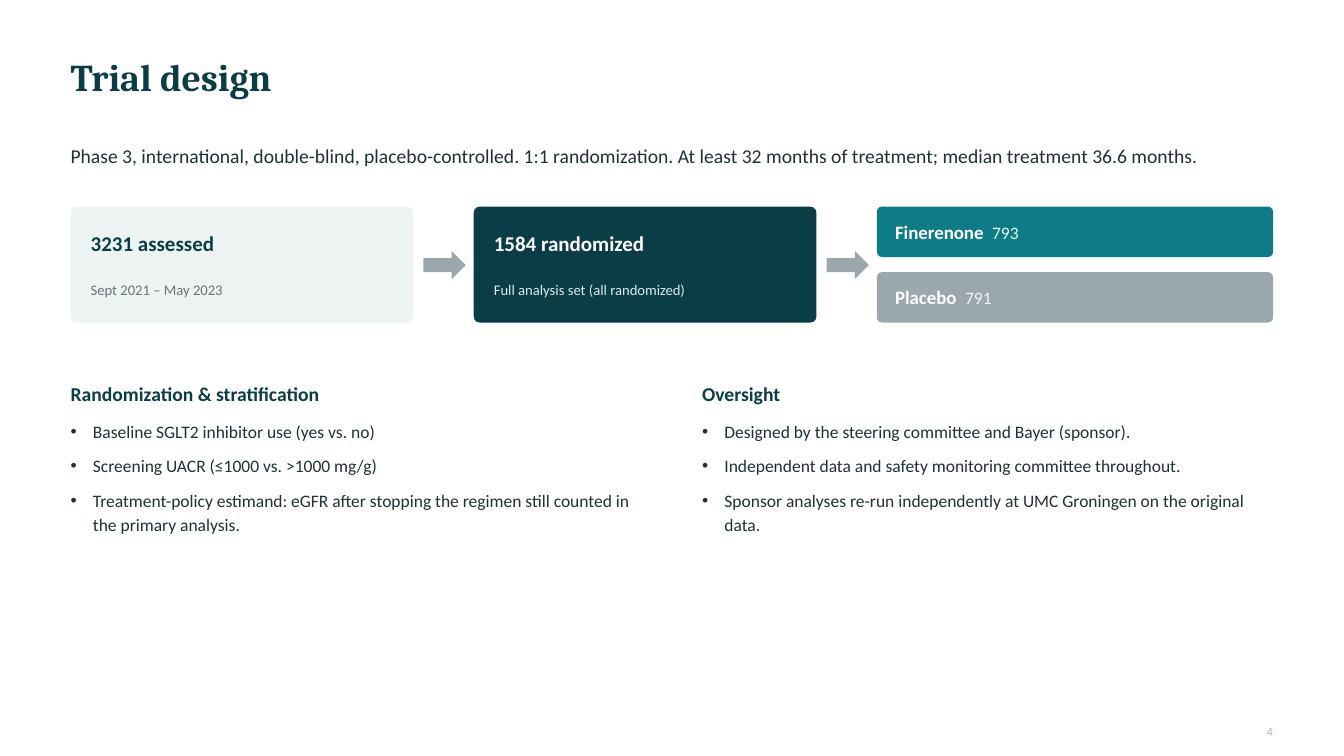
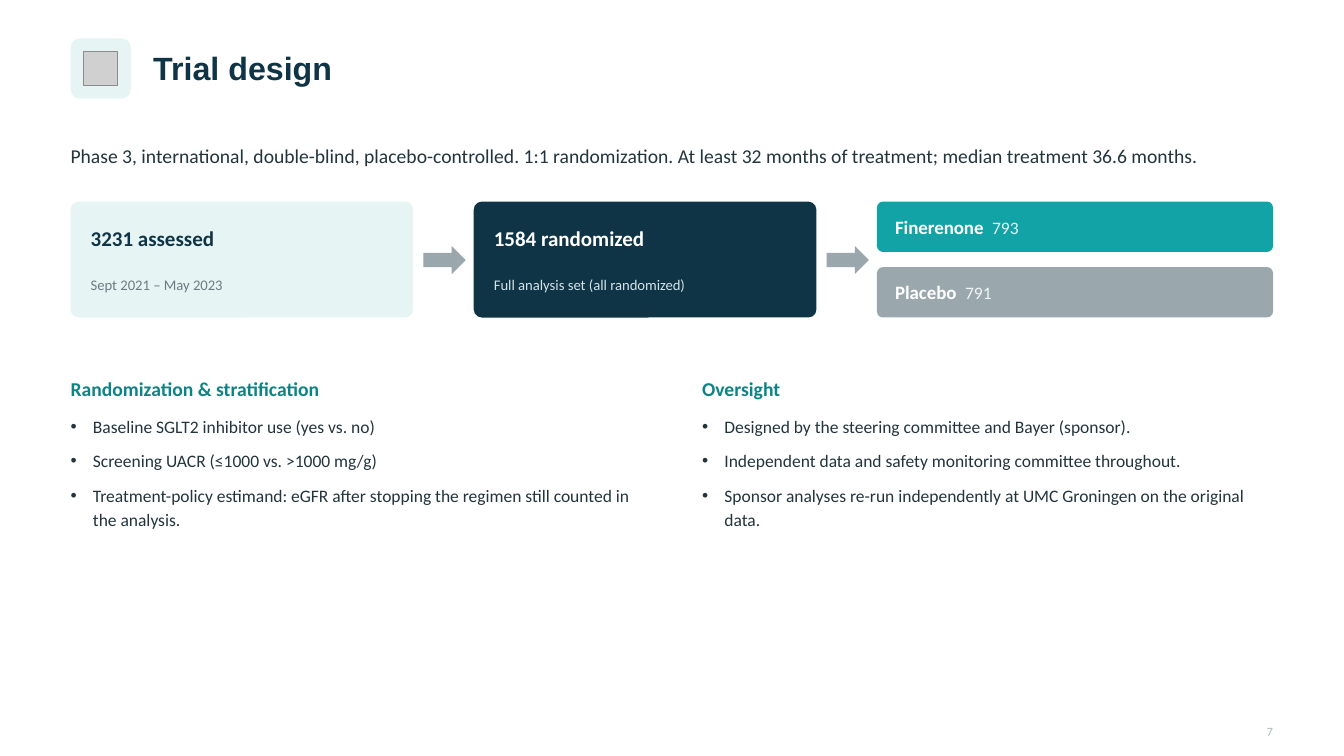
Before and after one commit to azbargarawan-sudo/clickwriting-landing, a slide deck: slide 7 of FIND-CKD.pptx (slide 4 before the commit). Drawn at 1344x756 pixels with LibreOffice and Linux fonts; fonts in the diff are those of the drawing; grey boxes stand for pictures. Boxes give left, top, right and bottom in pixels: in the first picture for what was removed or moved away, otherwise in the second. Text is boxed around its words. In the diff, an @@ line names an element or a change of style, - is before the commit and + after.

```diff
--- a/FIND-CKD.pptx
+++ b/FIND-CKD.pptx
@@ rounded rectangle added at [71, 38, 131, 99], fill #E7F4F4 @@
@@ picture added at [84, 51, 118, 86] @@
@@ text "Trial design": place and size @@
-text "Trial design" at [71, 64, 271, 100]
+text "Trial design" at [153, 56, 332, 86]
@@ text "Trial design" at [153, 56, 332, 86]: size 27 to 23 pt, font Cambria to Arial, text colour #0B3D46 to #0F3446 @@
@@ rounded rectangle at [71, 202, 413, 318]: fill #EEF4F4 to #E7F4F4; proportions changed @@
@@ 4 rounded rectangles, 3 texts, 2 right arrows: place and size @@
-4 rounded rectangles, 3 texts, 2 right arrows at [71, 207, 1273, 323]
+4 rounded rectangles, 3 texts, 2 right arrows at [71, 202, 1273, 318]
@@ rounded rectangle at [474, 202, 817, 318]: fill #0B3D46 to #0F3446; proportions changed @@
@@ rounded rectangle at [877, 202, 1273, 252]: fill #0E7C86 to #12A3A6; proportions changed @@
@@ text "3231 assessed" at [91, 231, 214, 246]: text colour #0B3D46 to #0F3446 @@
@@ text "Sept 2021 – May 2023" at [91, 280, 223, 292]: text colour #667578 to #6C7C84 @@
@@ text "Full analysis set (all randomized)" at [494, 279, 685, 293]: text colour #D7ECEC to #D2E4E8 @@
@@ rounded rectangle at [877, 267, 1273, 318]: proportions changed @@
@@ text "Randomization & stratification" at [71, 382, 319, 396]: text colour #0B3D46 to #0E8385 @@
@@ text "Oversight" at [702, 382, 780, 400]: text colour #0B3D46 to #0E8385 @@
@@ text "Designed by the steering committee ..." at [724, 420, 1244, 526]: text colour #203034 to #22343C @@
@@ text at [93, 420, 377, 470]: text colour #203034 to #22343C in "Baseline SGLT2 inhibitor use (yes vs. no)", "Screening UACR (≤1000 vs. >1000 mg/g)" @@
@@ text at [93, 490, 629, 529]: text changed; text colour #203034 to #22343C @@
-• Treatment-policy estimand: eGFR after stopping the regimen still counted in the primary analysis.
+• Treatment-policy estimand: eGFR after stopping the regimen still counted in the analysis.
@@ text at [1267, 728, 1273, 736]: text changed; text colour #AEB8B8 to #AEBEBE @@
-4
+7
```
Also in this commit, not shown: 16 other slides changed, 11 slides added.
